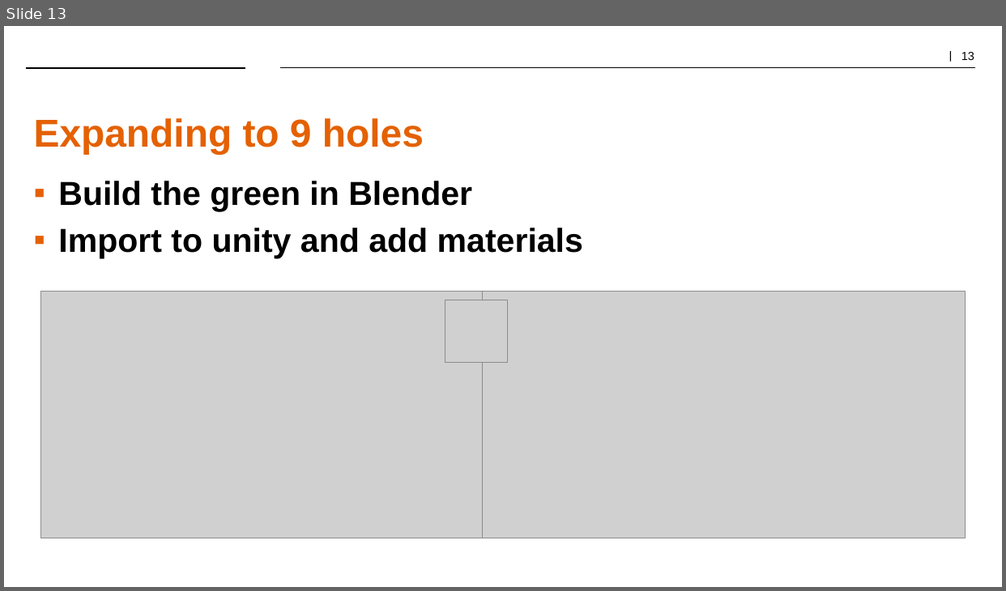
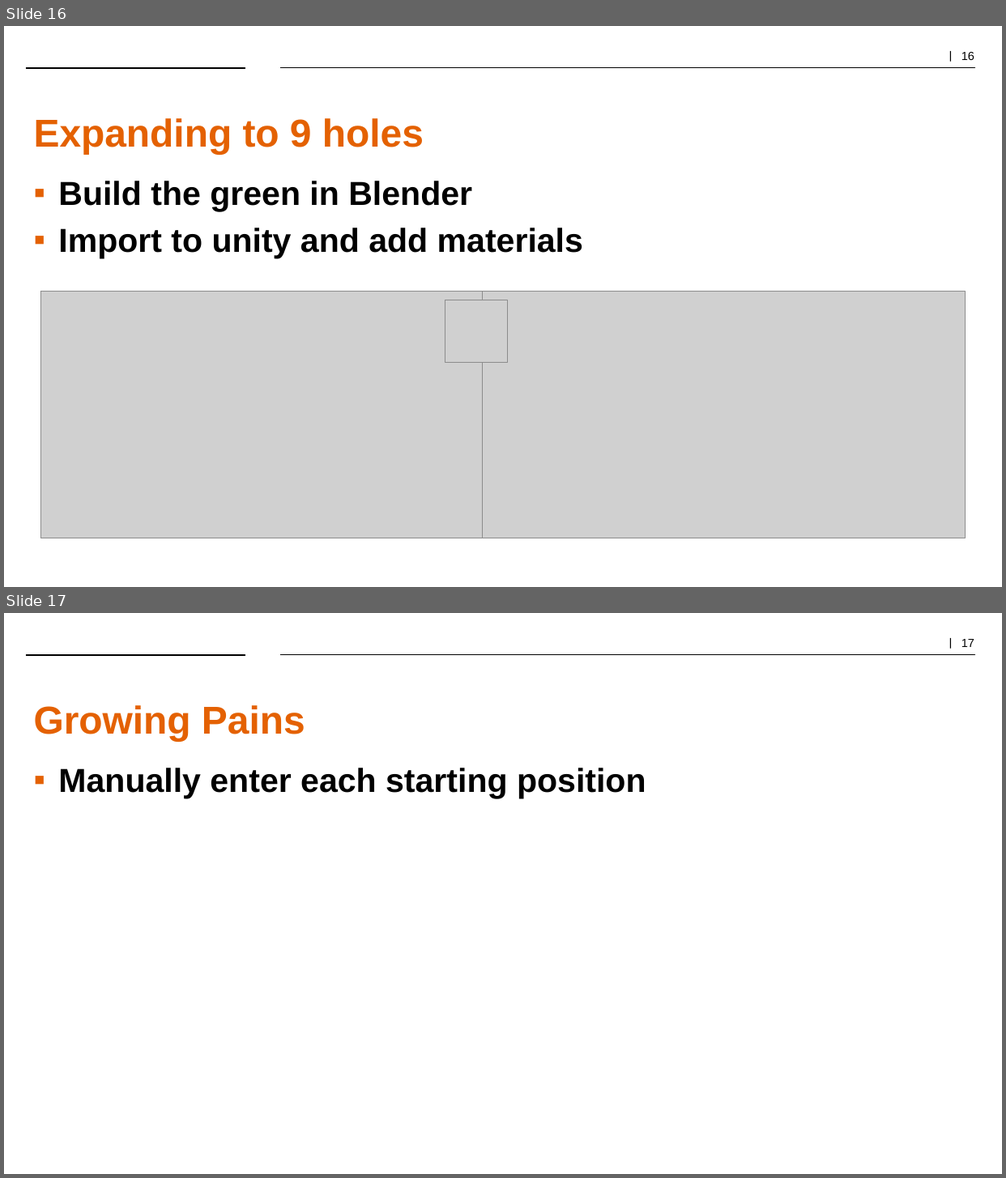
Before and after one commit to jmgregor/IMGS-624, a slide deck: PuttPuttGolfPresentation.pptx. Shown one above the other, each under a label of ours: slide 13 before the commit, slides 16 and 17 after it. The pictures are 1006x591 and 1006x1178 pixels, drawn with LibreOffice and Linux fonts; fonts in the diff are those of the drawing; grey boxes stand for pictures; background and template pictures are left out. Boxes give left, top, right and bottom in pixels: in the first picture for what was removed or moved away, otherwise in the second. Text is boxed around its words. In the diff, an @@ line names an element or a change of style, - is before the commit and + after.

```diff
--- a/PuttPuttGolfPresentation.pptx
+++ b/PuttPuttGolfPresentation.pptx
@@ slide 17 added at box(4, 613, 1002, 1174), background #FFFFFF; not listed: 3 template elements that a slide beside it also shows @@
@@ text added at box(34, 705, 305, 742), 37.3 pt, text #E46102, bold @@
+Growing Pains
@@ text added at box(58, 768, 646, 799), 32 pt, text #000000, bold @@
+▪ Manually enter each starting position
@@ what was slide 13 is now slide 16 @@
@@ page number at box(961, 52, 974, 60): text changed @@
-| 13
+| 16
```
Also in this commit, not shown: 1 slide changed, 6 other slides added, 3 slides removed, 16 other files.
